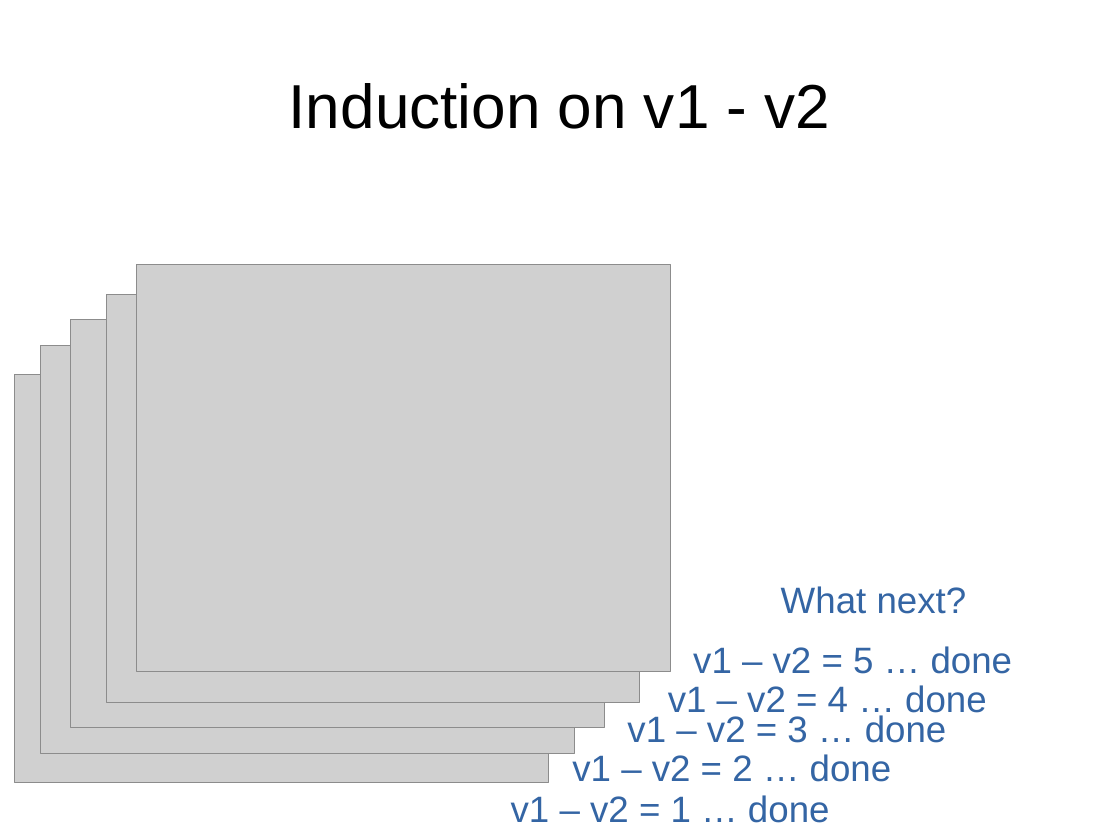
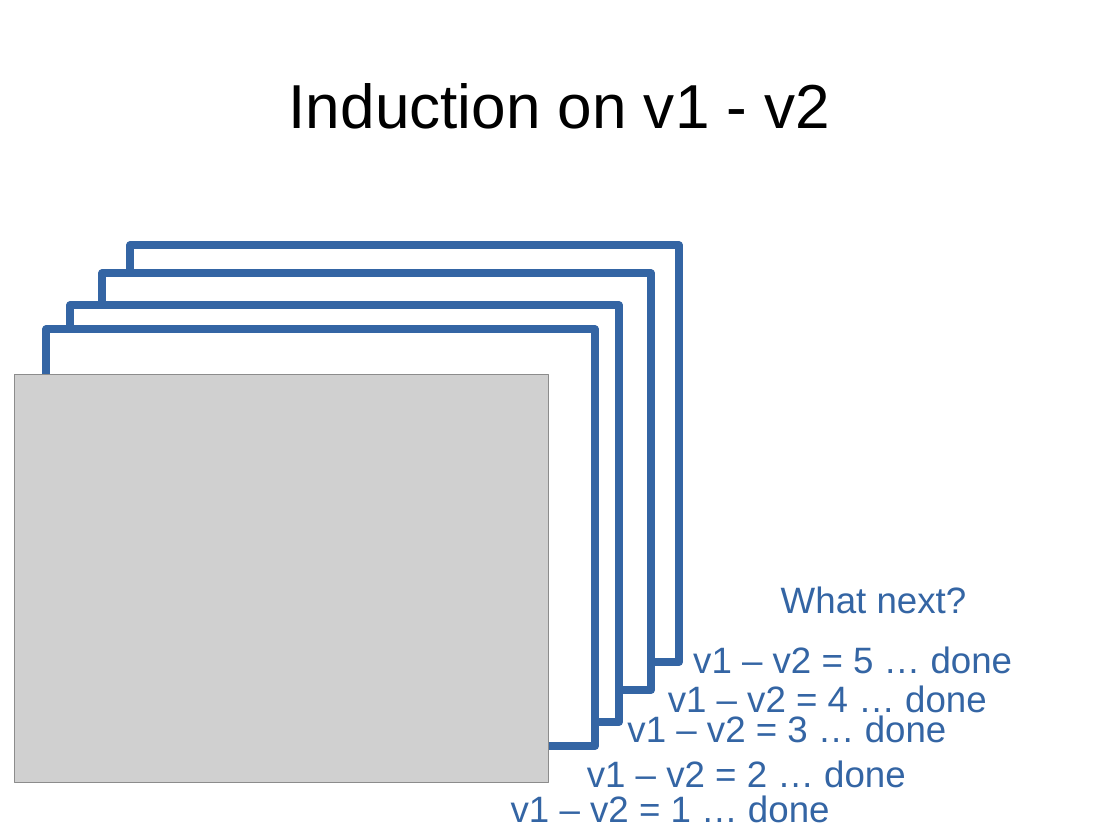
Before and after one commit to palmskog/pos, a slide deck: slide 27 of slide.odp. Drawn at 1120x840 pixels with LibreOffice and Linux fonts; fonts in the diff are those of the drawing; grey boxes stand for pictures. Boxes give left, top, right and bottom in pixels: in the first picture for what was removed or moved away, otherwise in the second. Text is boxed around its words. In the diff, an @@ line names an element or a change of style, - is before the commit and + after.

```diff
--- a/slide.odp
+++ b/slide.odp
@@ rectangle added at box(130, 246, 679, 663), fill #FFFFFF, outline #3465A4 5.75 pt @@
@@ picture removed at box(137, 264, 671, 672) @@
@@ rectangle added at box(103, 273, 651, 690), fill #FFFFFF, outline #3465A4 5.75 pt @@
@@ picture removed at box(107, 295, 640, 702) @@
@@ rectangle added at box(47, 329, 596, 746), fill #FFFFFF, outline #3465A4 5.75 pt @@
@@ rectangle added at box(70, 306, 619, 723), fill #FFFFFF, outline #3465A4 5.75 pt @@
@@ picture removed at box(71, 319, 605, 727) @@
@@ picture removed at box(41, 346, 574, 753) @@
@@ text "v1 – v2 = 2 ...": place and size @@
-text "v1 – v2 = 2 ..." at box(572, 753, 892, 782)
+text "v1 – v2 = 2 ..." at box(587, 760, 906, 788)
```
Also in this commit, not shown: 37 other slides changed.
